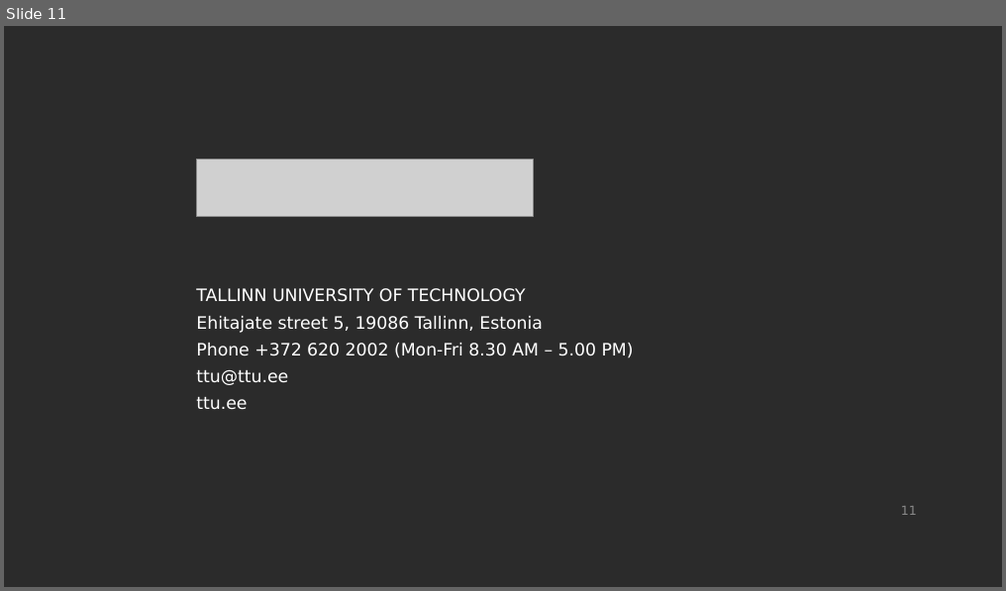
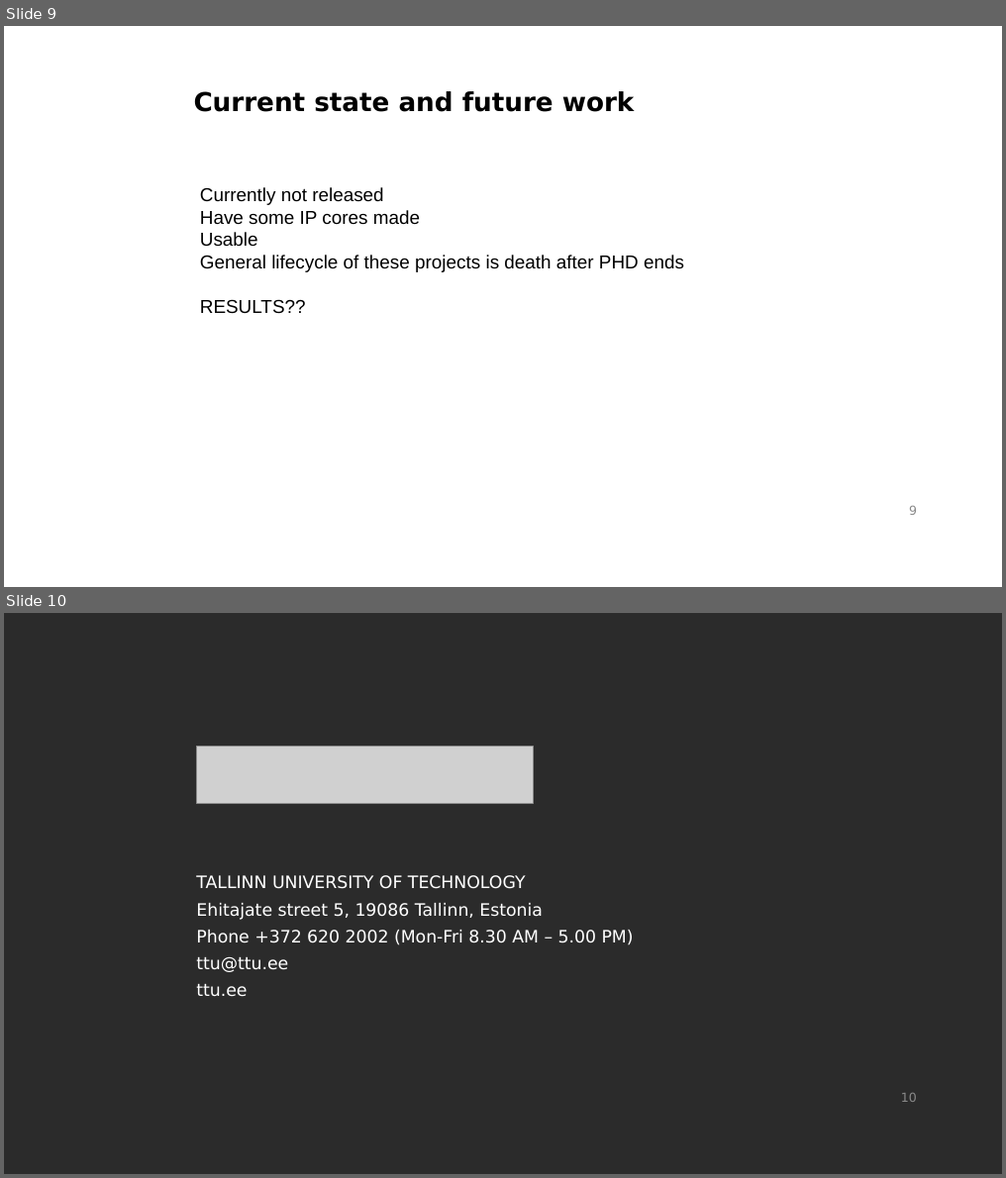
Before and after one commit to gasparka/thesis, a slide deck: presentation.odp. Shown one above the other, each under a label of ours: slide 11 before the commit, slides 9 and 10 after it. The pictures are 1006x591 and 1006x1178 pixels, drawn with LibreOffice and Linux fonts; fonts in the diff are those of the drawing; grey boxes stand for pictures; background and template pictures are left out; a plain dark background stands for a picture behind light text. Boxes give left, top, right and bottom in pixels: in the first picture for what was removed or moved away, otherwise in the second. Text is boxed around its words. In the diff, an @@ line names an element or a change of style, - is before the commit and + after.

```diff
--- a/presentation.odp
+++ b/presentation.odp
@@ slide 9 added at (4,26,1002,587), background #FFFFFF; not listed: 1 template element that a slide beside it also shows @@
@@ text added at (194,91,635,112), 25 pt, text #000000, bold @@
+Current state and future work
@@ text added at (200,187,684,314), 18 pt, text #000000 @@
+Currently not released
+Have some IP cores made
+Usable
+General lifecycle of these projects is death after PHD ends
+RESULTS??
@@ what was slide 11 is now slide 10 @@
@@ page number at (901,1093,917,1102): text changed @@
-11
+10
```
Also in this commit, not shown: 6 other slides added, 8 slides removed.
